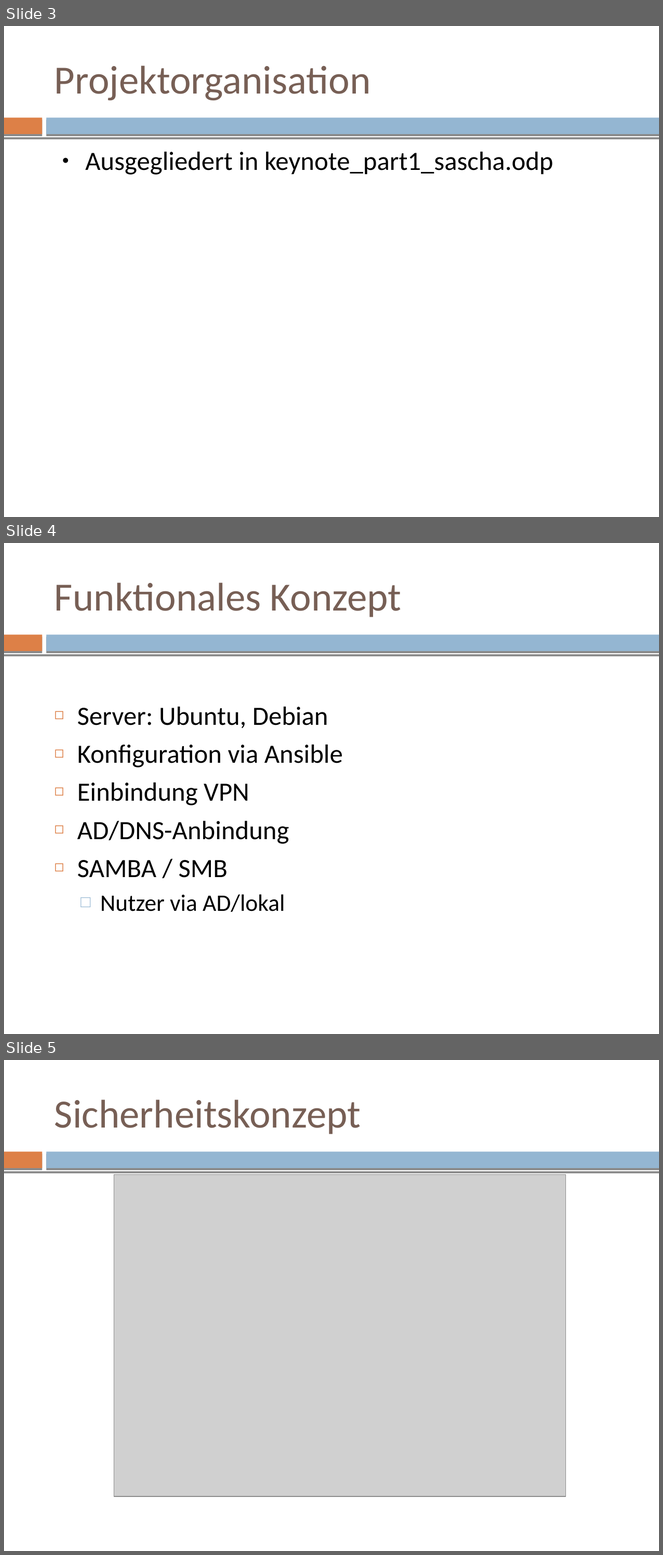
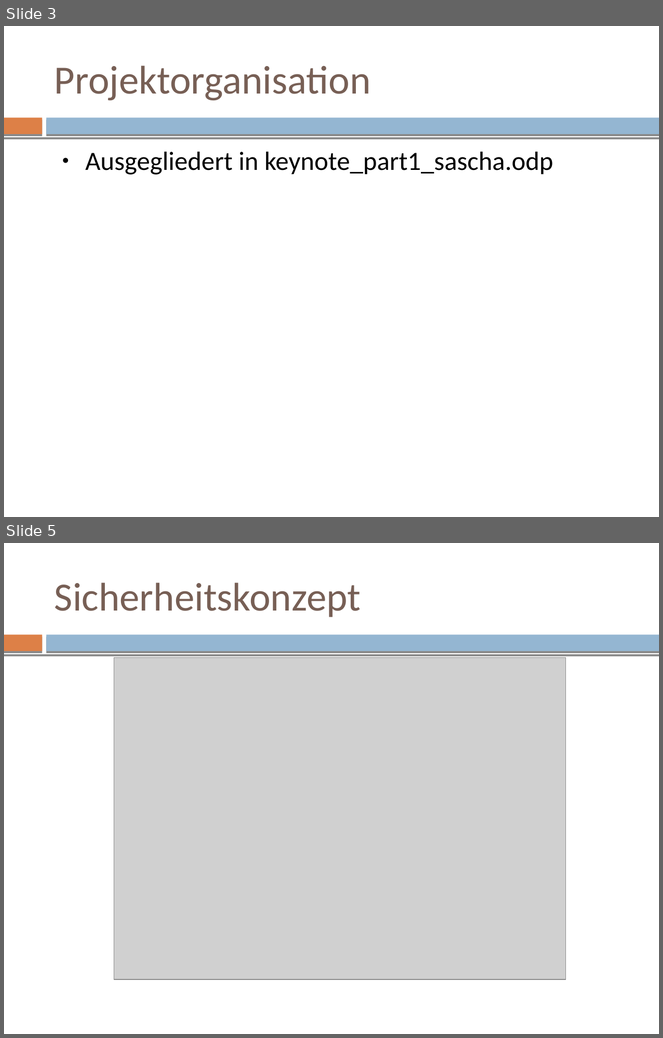
Before and after one commit to mvw/Wilddiebe10, a slide deck: keynote/keynote.odp. Shown one above the other, each under a label of ours: slides 3, 4 and 5 before the commit, slides 3 and 5 after it; the slides between them are not shown. The pictures are 663x1555 and 663x1038 pixels, drawn with LibreOffice and Linux fonts; fonts in the diff are those of the drawing; grey boxes stand for pictures. Boxes give left, top, right and bottom in pixels: in the first picture for what was removed or moved away, otherwise in the second. Text is boxed around its words. In the diff, an @@ line names an element or a change of style, - is before the commit and + after.

```diff
--- a/keynote/keynote.odp
+++ b/keynote/keynote.odp
@@ slide 4 removed at (4,543,659,1034), background #FFFFFF; not listed: 3 template elements that a slide beside it also shows @@
@@ title removed at (54,583,401,617) @@
-Funktionales Konzept
@@ text removed at (77,706,343,912) @@
-◻ Server: Ubuntu, Debian
-◻ Konfiguration via Ansible
-◻ Einbindung VPN
-◻ AD/DNS-Anbindung
-◻ SAMBA / SMB
-  □ Nutzer via AD/lokal
```
Also in this commit, not shown: 2 slides added, 6 other files.
